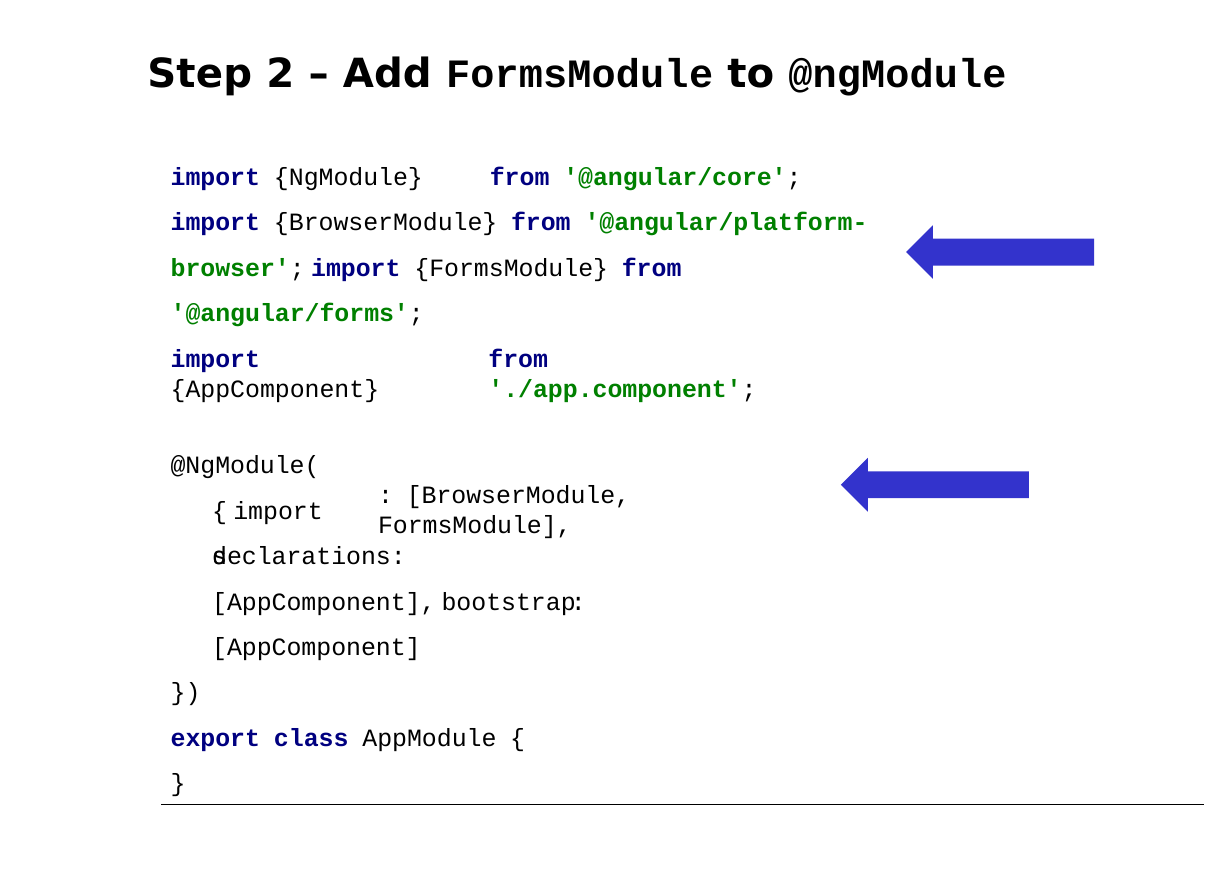
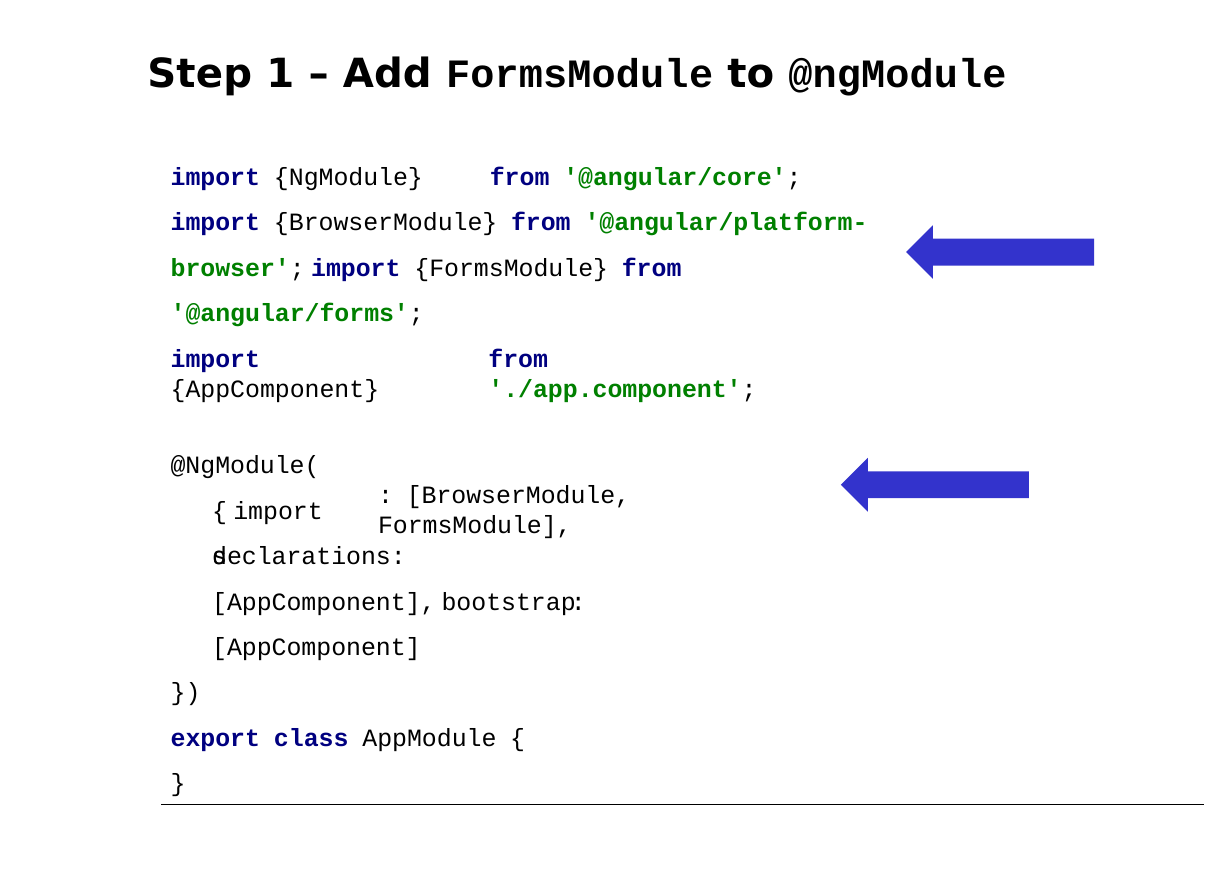
Before and after one commit to petereijgermans11/workshop-angular10, a slide deck: slide 15 of PPT/06- Angular Forms.pptx (slide 16 before the commit). Drawn at 1232x871 pixels with LibreOffice and Linux fonts; fonts in the diff are those of the drawing. Boxes give left, top, right and bottom in pixels: in the first picture for what was removed or moved away, otherwise in the second. Text is boxed around its words. In the diff, an @@ line names an element or a change of style, - is before the commit and + after.

Commit message:
changed PPT forms

```diff
--- a/PPT/06- Angular Forms.pptx
+++ b/PPT/06- Angular Forms.pptx
@@ text at (x1=147, y1=56, x2=1006, y2=96): text changed @@
-Step 2 – Add FormsModule to @ngModule
+Step 1 – Add FormsModule to @ngModule
```
Also in this commit, not shown: 7 other slides changed, 2 slides added, 1 slide removed, 2 other files.
